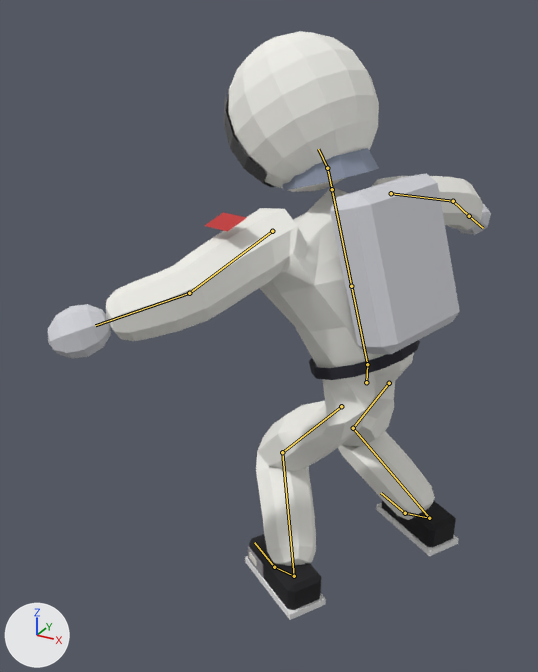
Renders of the glTF model public/models/lou-gnar.glb from each side of a commit.
Before and after are seen from a 50 mm lens placed at (0.702, -1.882, 2.088), pointed at (-0.275, -0.105, 1.199). Lighting does not change. The marker at lower left points along +X, +Y and +Z. The picture after the commit comes second. Both versions are drawn at frame 6 of the action 'bs180'; the numbers are the values there. The bones that change, and the others that lie on the model, are drawn over the model as lines.

Objects in the first picture: 'LouGnar'.
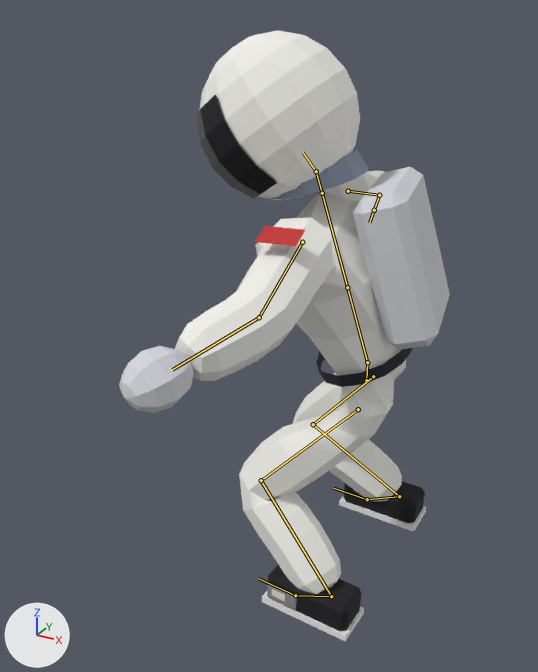
The change, as a list of edits to the scene's bpy script:
```text
Change bone_hips:
    where bone_hips = bpy.data.objects['LouGnarRig'].pose.bones['Hips']
    bone_hips.location: (0.0, 0.165, 0.0) -> (0.0, 0.171, 0.0)
    bone_hips.rotation_quaternion: (0.585, 0.0, -0.804, 0.0) -> (0.759, 0.0, -0.638, 0.0)  # degrees (0, -108, 0) -> degrees (0, -80, 0)
Change bone_leftupleg:
    where bone_leftupleg = bpy.data.objects['LouGnarRig'].pose.bones['LeftUpLeg']  # child of 'Hips'
    bone_leftupleg.rotation_quaternion: (0.543, -0.183, -0.747, 0.311) -> (0.696, -0.325, -0.587, 0.2)  # degrees (73, -135, -62) -> degrees (-84, -45, 73)
Change bone_leftleg:
    where bone_leftleg = bpy.data.objects['LouGnarRig'].pose.bones['LeftLeg']  # child of 'LeftUpLeg'
    bone_leftleg.rotation_quaternion: (0.683, -0.452, 0.085, -0.52) -> (0.682, 0.014, 0.089, -0.664)  # degrees (-53, -22, -63) -> degrees (-6, 9, -89)
Change bone_leftfoot:
    where bone_leftfoot = bpy.data.objects['LouGnarRig'].pose.bones['LeftFoot']  # child of 'LeftLeg'
    bone_leftfoot.rotation_quaternion: (0.437, -0.046, -0.054, 0.886) -> (0.626, -0.217, -0.033, 0.73)  # degrees (-8, 2, 127) -> degrees (-20, 16, 96)
Change bone_rightupleg:
    where bone_rightupleg = bpy.data.objects['LouGnarRig'].pose.bones['RightUpLeg']  # child of 'Hips'
    bone_rightupleg.rotation_quaternion: (0.55, -0.053, -0.756, 0.333) -> (0.707, -0.111, -0.596, 0.341)  # degrees (74, -126, -50) -> degrees (-66, -51, 86)
Change bone_rightleg:
    where bone_rightleg = bpy.data.objects['LouGnarRig'].pose.bones['RightLeg']  # child of 'RightUpLeg'
    bone_rightleg.rotation_quaternion: (0.688, -0.31, -0.085, -0.637) -> (0.687, -0.043, -0.089, -0.704)  # degrees (-22, -31, -79) -> degrees (4, -11, -92)
Change bone_rightfoot:
    where bone_rightfoot = bpy.data.objects['LouGnarRig'].pose.bones['RightFoot']  # child of 'RightLeg'
    bone_rightfoot.rotation_quaternion: (0.431, -0.348, 0.047, 0.824) -> (0.614, -0.381, 0.048, 0.677)  # degrees (-17, 38, 119) -> degrees (-30, 36, 86)
Change bone_leftarm:
    where bone_leftarm = bpy.data.objects['LouGnarRig'].pose.bones['LeftArm']  # child of 'Spine1'
    bone_leftarm.rotation_quaternion: (-0.798, 0.182, 0.128, 0.56) -> (-0.782, 0.205, 0.149, 0.568)  # degrees (-9, -24, -68) -> degrees (-10, -28, -70)
Change bone_head:
    where bone_head = bpy.data.objects['LouGnarRig'].pose.bones['Head']  # child of 'Neck'
    bone_head.rotation_quaternion: (0.984, 0.174, -0.025, 0.004) -> (0.985, 0.174, 0.007, -0.001)  # degrees (20, -3, 0) -> degrees (20, 1, 0)
Change bone_rightarm:
    where bone_rightarm = bpy.data.objects['LouGnarRig'].pose.bones['RightArm']  # child of 'Spine1'
    bone_rightarm.rotation_quaternion: (0.798, 0.09, -0.067, 0.592) -> (0.806, 0.104, -0.074, 0.578)  # degrees (4, -12, 73) -> degrees (5, -14, 71)
```

Where the change shows, as pixel boxes [x1, y1, x2, y2] in the pictures (538 x 672 px):
'LouGnar', posed (25% narrower)
    before: [48, 31, 491, 620]
    after: [119, 30, 450, 642]
bone 'Hips', root to tip
    before: (366, 382) to (367, 364)
    after: (366, 380) to (367, 362)
bone 'LeftUpLeg', root to tip
    before: (341, 406) to (282, 452)
    after: (358, 409) to (261, 480)
bone 'LeftLeg', root to tip
    before: (282, 452) to (294, 576)
    after: (261, 480) to (331, 596)
bone 'LeftFoot', root to tip
    before: (294, 576) to (274, 567)
    after: (331, 596) to (295, 595)
bone 'RightUpLeg', root to tip
    before: (389, 383) to (353, 428)
    after: (373, 376) to (313, 424)
bone 'RightLeg', root to tip
    before: (353, 428) to (429, 518)
    after: (313, 424) to (399, 496)
bone 'RightFoot', root to tip
    before: (429, 518) to (405, 513)
    after: (399, 496) to (367, 499)
bone 'LeftArm', root to tip
    before: (272, 231) to (189, 293)
    after: (302, 242) to (259, 317)
bone 'Head', root to tip
    before: (327, 168) to (318, 149)
    after: (316, 171) to (303, 152)
bone 'RightArm', root to tip
    before: (391, 193) to (453, 201)
    after: (348, 191) to (379, 195)
